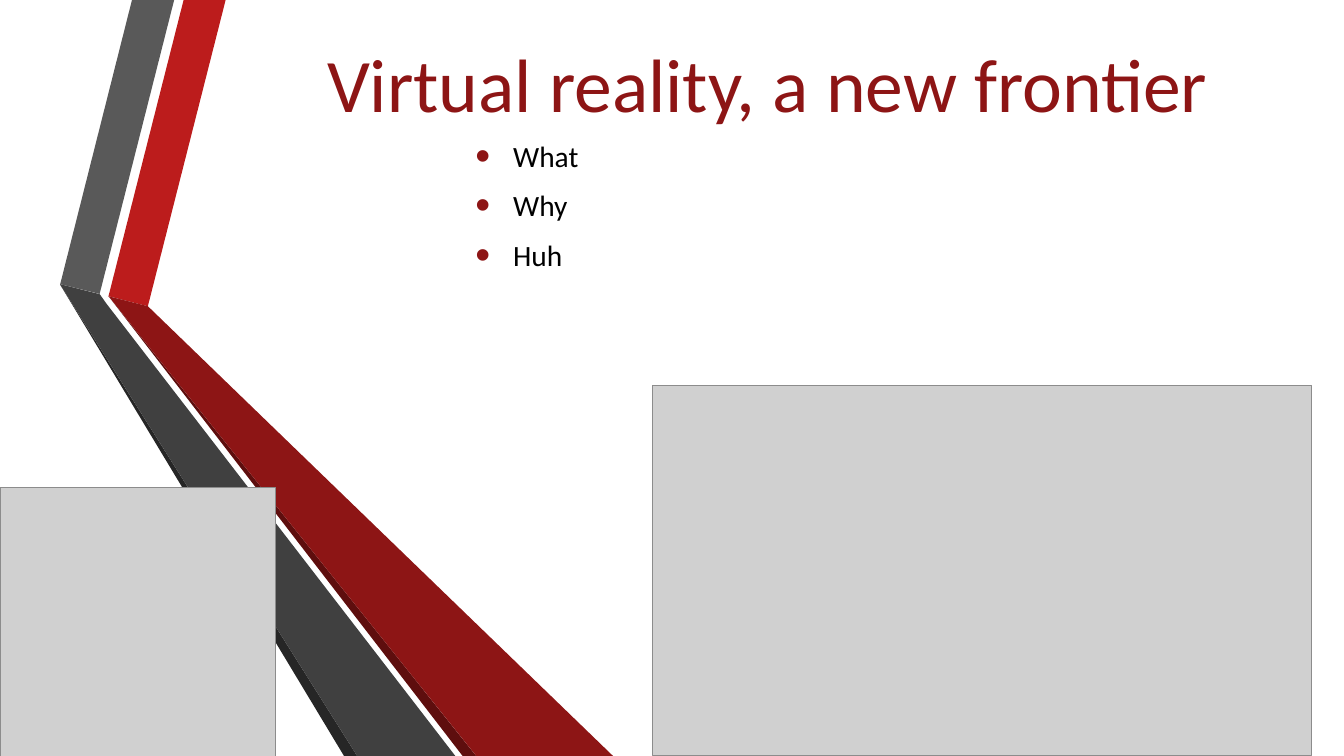
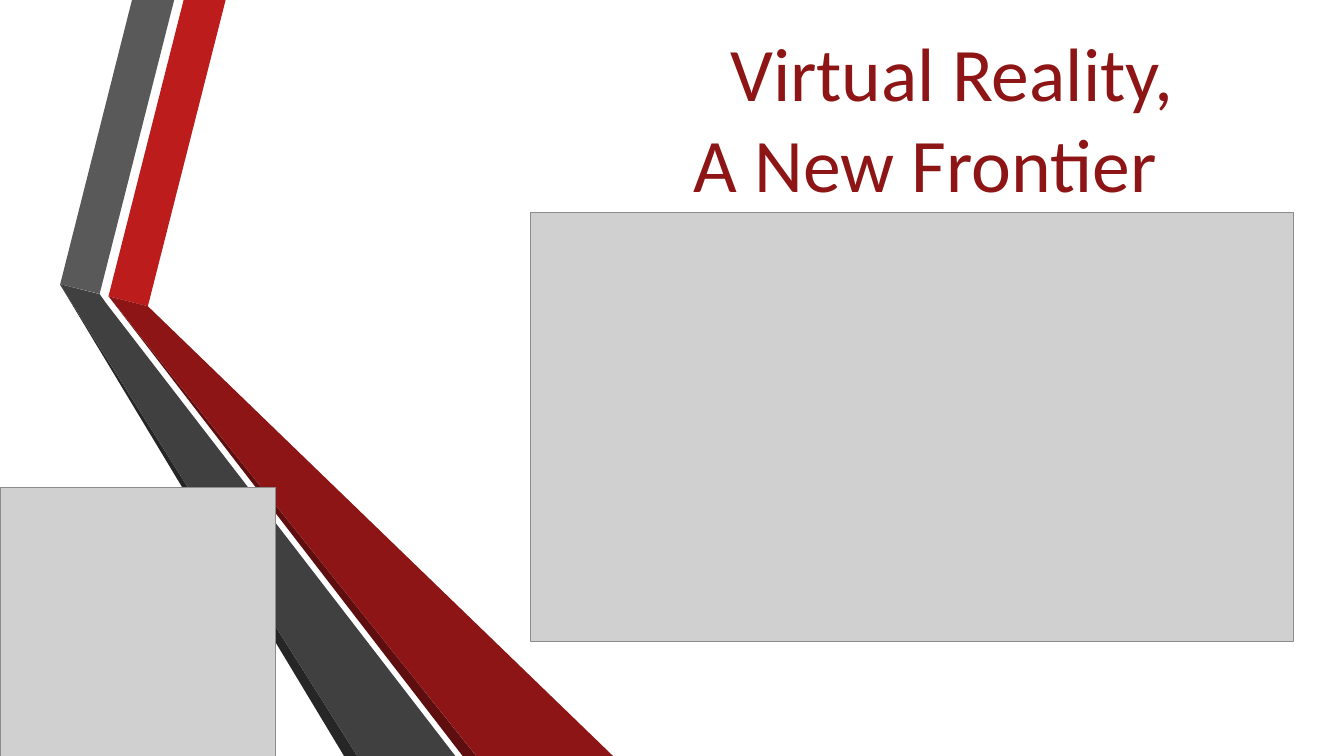
Before and after one commit to Jacob-Friedberg/Maze_Runner, a slide deck: slide 2 of Documents/SA Presentation.pptx. Drawn at 1344x756 pixels with LibreOffice and Linux fonts; fonts in the diff are those of the drawing; grey boxes stand for pictures; background and template pictures are left out. Boxes give left, top, right and bottom in pixels: in the first picture for what was removed or moved away, otherwise in the second. Text is boxed around its words. In the diff, an @@ line names an element or a change of style, - is before the commit and + after.

```diff
--- a/Documents/SA Presentation.pptx
+++ b/Documents/SA Presentation.pptx
@@ title at [694,48,1173,193]: text changed @@
-Virtual reality, a new frontier
+Virtual Reality,
+A New Frontier
@@ subtitle removed at [513,146,578,267] @@
-• What
-• Why
-• Huh
@@ picture added at [530,213,1294,641] @@
@@ picture removed at [652,385,1312,756] @@
```
Also in this commit, not shown: 13 other slides changed, 2 slides added, 1 slide removed, 2 other files.
